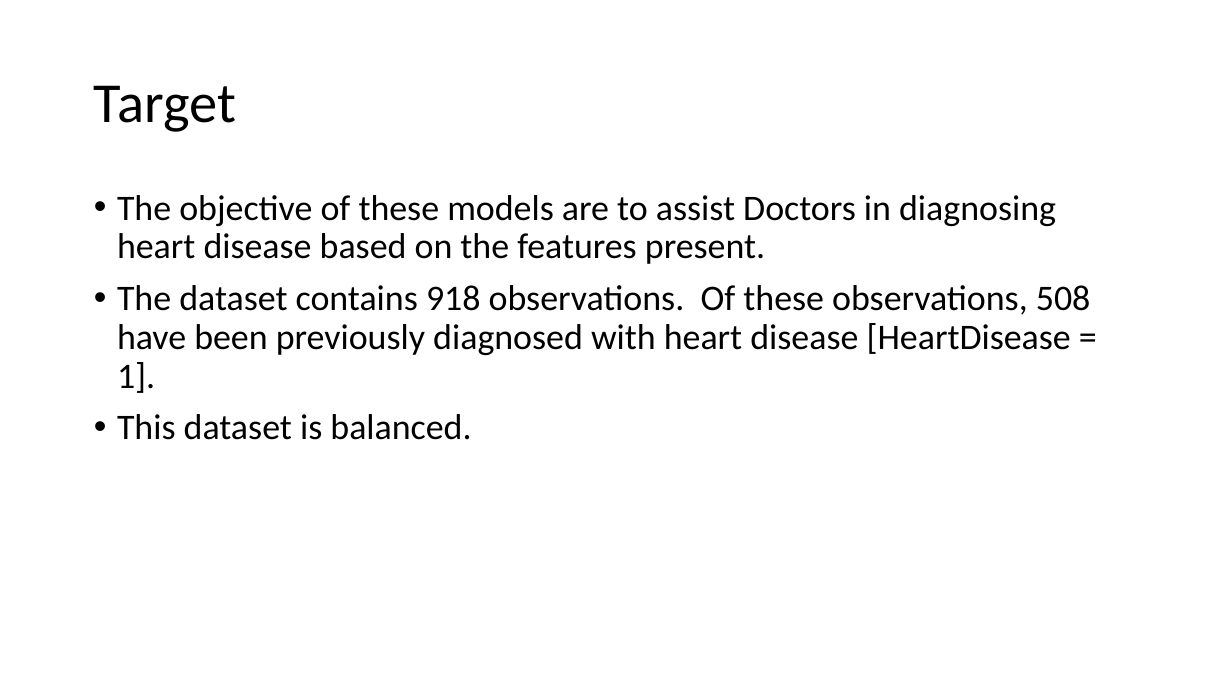
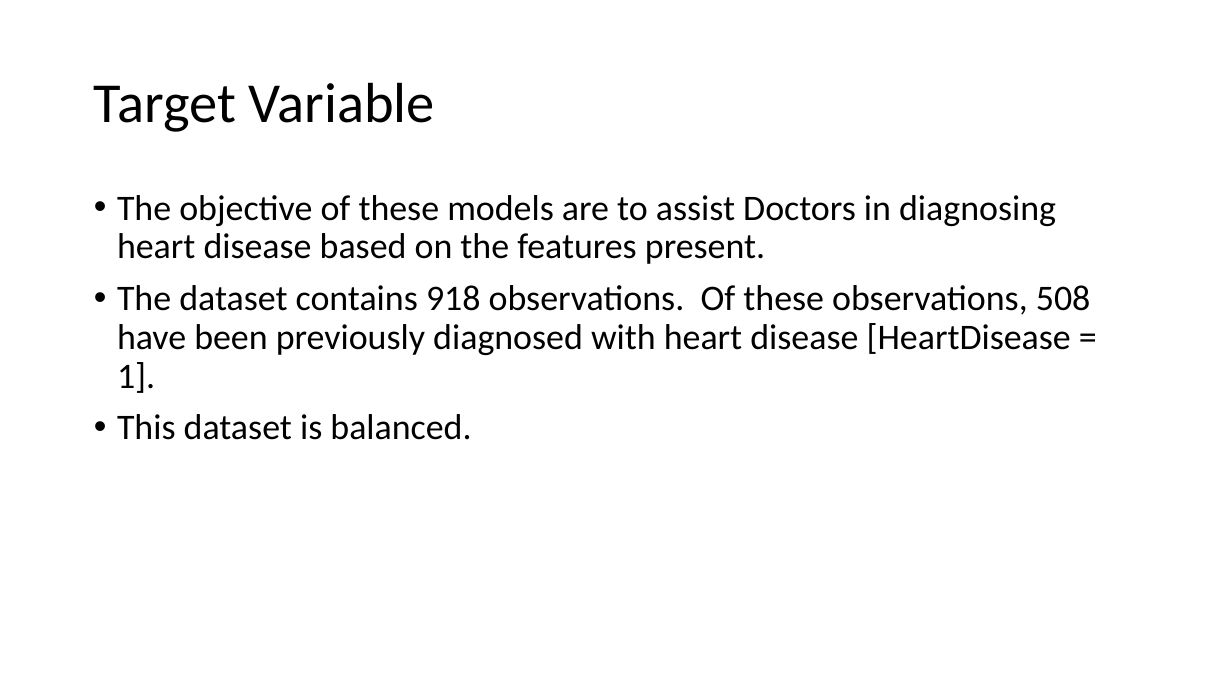
Before and after one commit to M-Matrona/IBM-Machine-Learning-Course, a slide deck: slide 8 of Course_3_Classification/Classification_Project_Heart_Disease_Prediction.pptx (slide 5 before the commit). Drawn at 1232x693 pixels with LibreOffice and Linux fonts; fonts in the diff are those of the drawing. Boxes give left, top, right and bottom in pixels: in the first picture for what was removed or moved away, otherwise in the second. Text is boxed around its words. In the diff, an @@ line names an element or a change of style, - is before the commit and + after.

```diff
--- a/Course_3_Classification/Classification_Project_Heart_Disease_Prediction.pptx
+++ b/Course_3_Classification/Classification_Project_Heart_Disease_Prediction.pptx
@@ title at [94,82,435,132]: text changed @@
-Target
+Target Variable
```
Also in this commit, not shown: 7 slides added, 3 other files.
